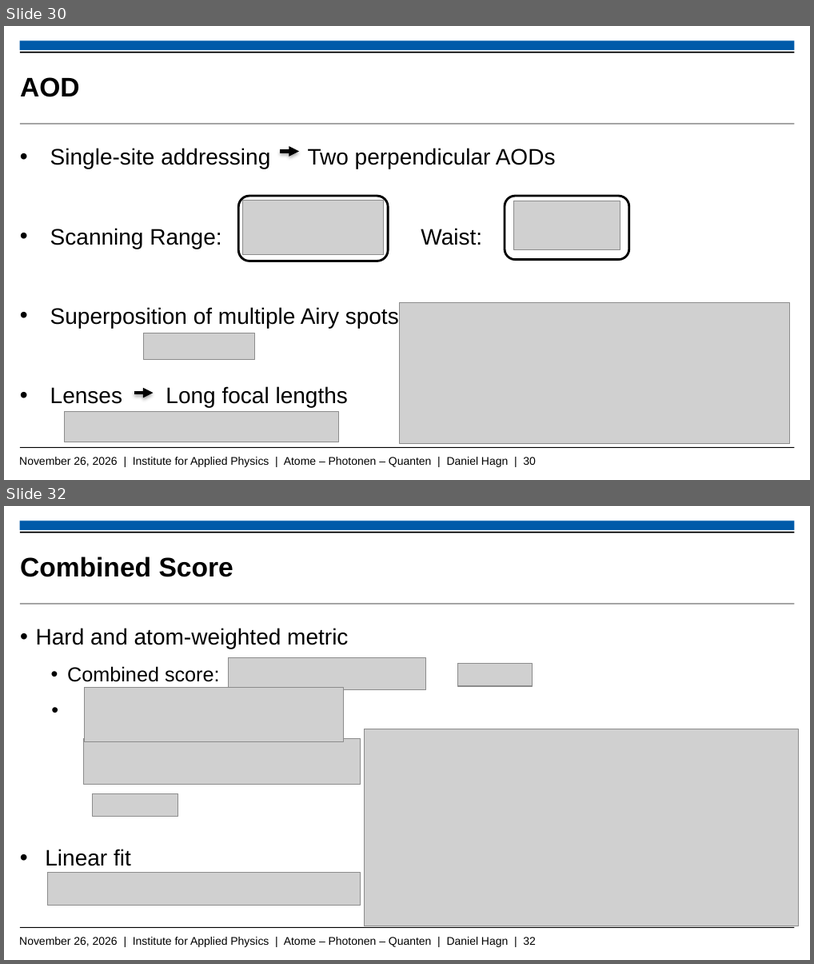
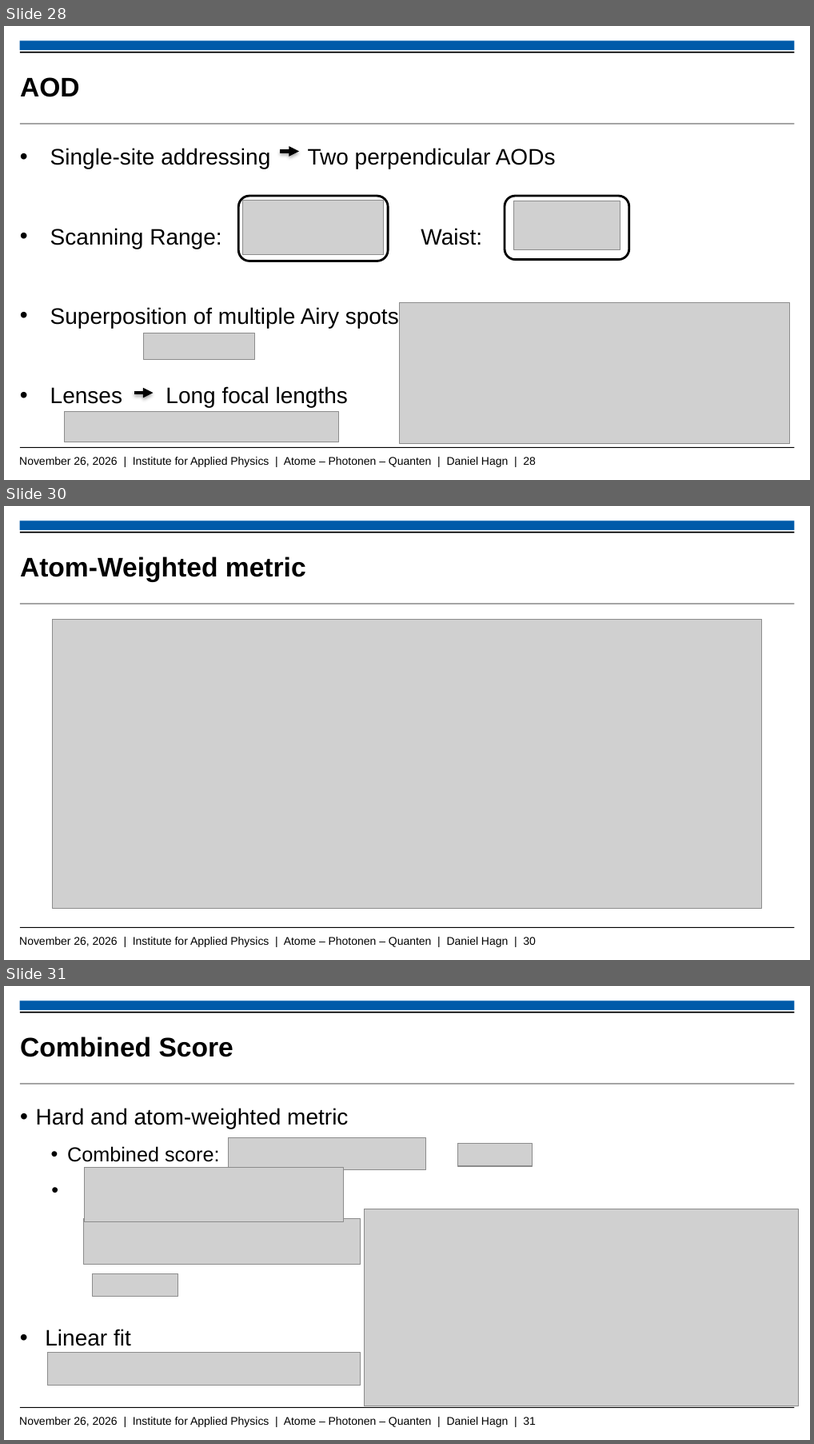
Before and after one commit to Daniel-Hagn-physik/Masterthesis_Backup, a slide deck: Hagn_Daniel_Mastervortrag.pptx. Shown one above the other, each under a label of ours: slides 30 and 32 before the commit, slides 28, 30 and 31 after it; the slides between them are not shown. The pictures are 814x964 and 814x1444 pixels, drawn with LibreOffice and Linux fonts; fonts in the diff are those of the drawing; grey boxes stand for pictures; background and template pictures are left out. Boxes give left, top, right and bottom in pixels: in the first picture for what was removed or moved away, otherwise in the second. Text is boxed around its words. In the diff, an @@ line names an element or a change of style, - is before the commit and + after.

```diff
--- a/Hagn_Daniel_Mastervortrag.pptx
+++ b/Hagn_Daniel_Mastervortrag.pptx
@@ slide 30 added at [4, 506, 810, 960], background #FFFFFF; not listed: 5 template elements that a slide beside it also shows @@
@@ title added at [20, 556, 306, 582], 24 pt, text #000000, bold @@
+Atom-Weighted metric
@@ picture added at [52, 619, 762, 908] @@
@@ what was slide 30 is now slide 28 @@
@@ text at [19, 456, 536, 467]: text changed @@
-November 26, 2026 | Institute for Applied Physics | Atome – Photonen – Quanten | Daniel Hagn | 30
+November 26, 2026 | Institute for Applied Physics | Atome – Photonen – Quanten | Daniel Hagn | 28
@@ what was slide 32 is now slide 31 @@
@@ text at [19, 1416, 536, 1427]: text changed @@
-November 26, 2026 | Institute for Applied Physics | Atome – Photonen – Quanten | Daniel Hagn | 32
+November 26, 2026 | Institute for Applied Physics | Atome – Photonen – Quanten | Daniel Hagn | 31
```
Also in this commit, not shown: 10 slides changed, 3 other slides added, 3 slides removed.
